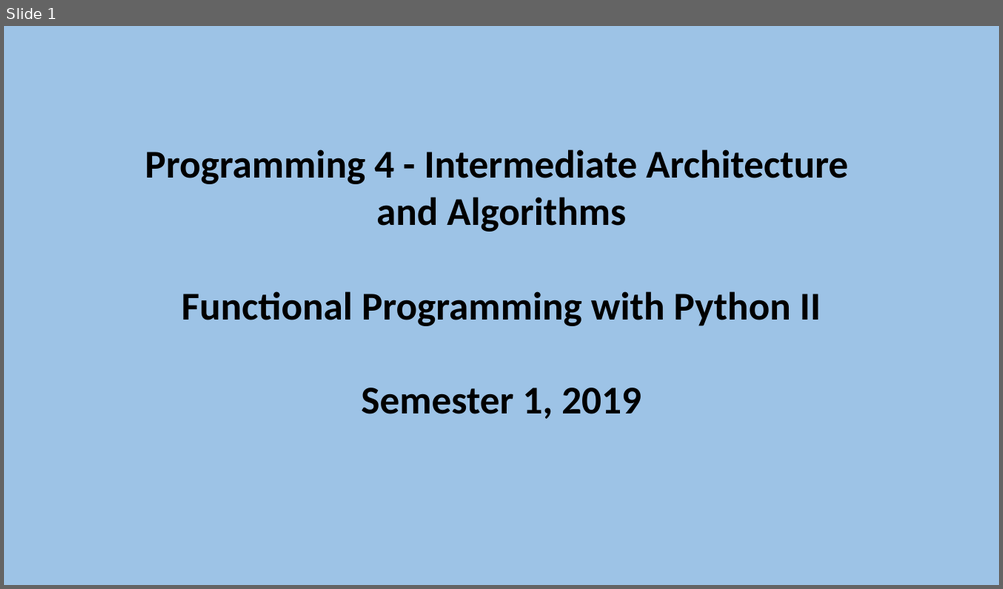
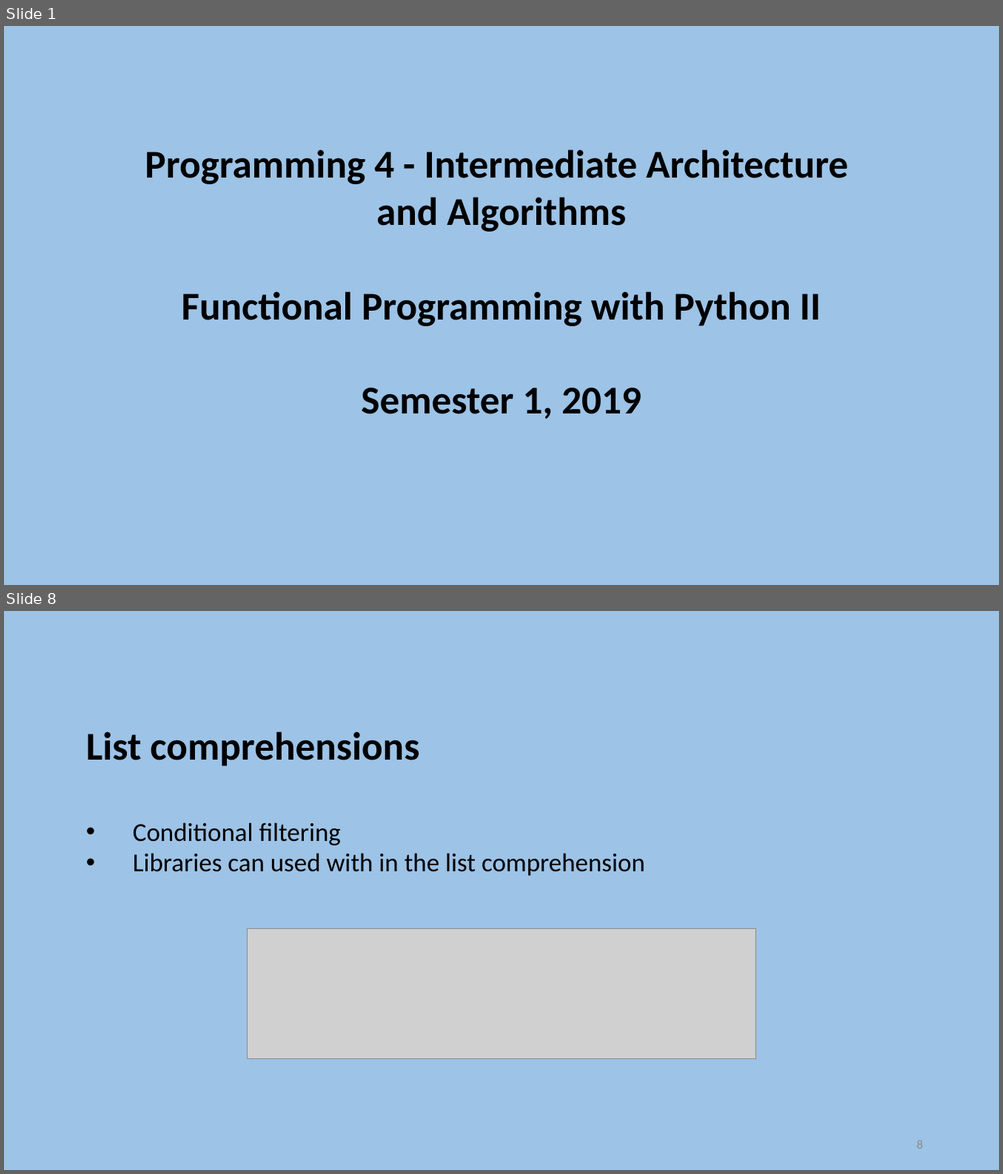
Before and after one commit to szetko/course-materials, a slide deck: Programming 4/Week 12/S2. Functional Programming with Python II.pptx. Shown one above the other, each under a label of ours: slide 1 before the commit, slides 1 and 8 after it; the slides between them are not shown. The pictures are 1003x589 and 1003x1174 pixels, drawn with LibreOffice and Linux fonts; fonts in the diff are those of the drawing; grey boxes stand for pictures. Boxes give left, top, right and bottom in pixels: in the first picture for what was removed or moved away, otherwise in the second. Text is boxed around its words. In the diff, an @@ line names an element or a change of style, - is before the commit and + after.

```diff
--- a/Programming 4/Week 12/S2. Functional Programming with Python II.pptx
+++ b/Programming 4/Week 12/S2. Functional Programming with Python II.pptx
@@ slide 8 added at (4, 611, 999, 1170), background #9DC3E6 @@
@@ text added at (86, 732, 645, 876), 25 pt, text #000000 @@
+List comprehensions
+    • Conditional filtering
+    • Libraries can used with in the list comprehension
@@ picture added at (247, 929, 756, 1059) @@
@@ page number added at (916, 1141, 922, 1149), 12 pt, text #8C8C8C @@
+8
```
Also in this commit, not shown: 23 other slides added, 1 other file.
